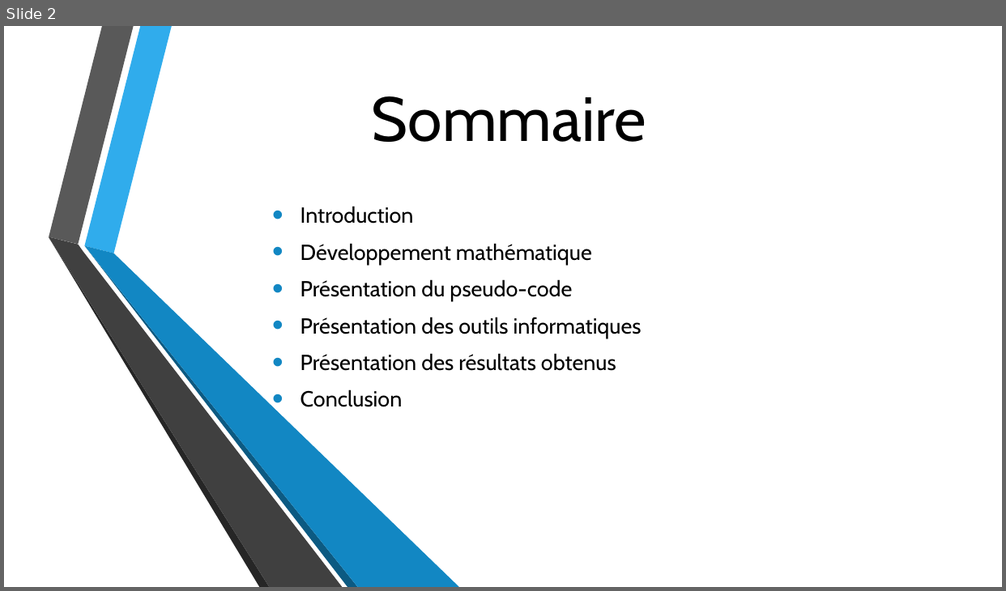
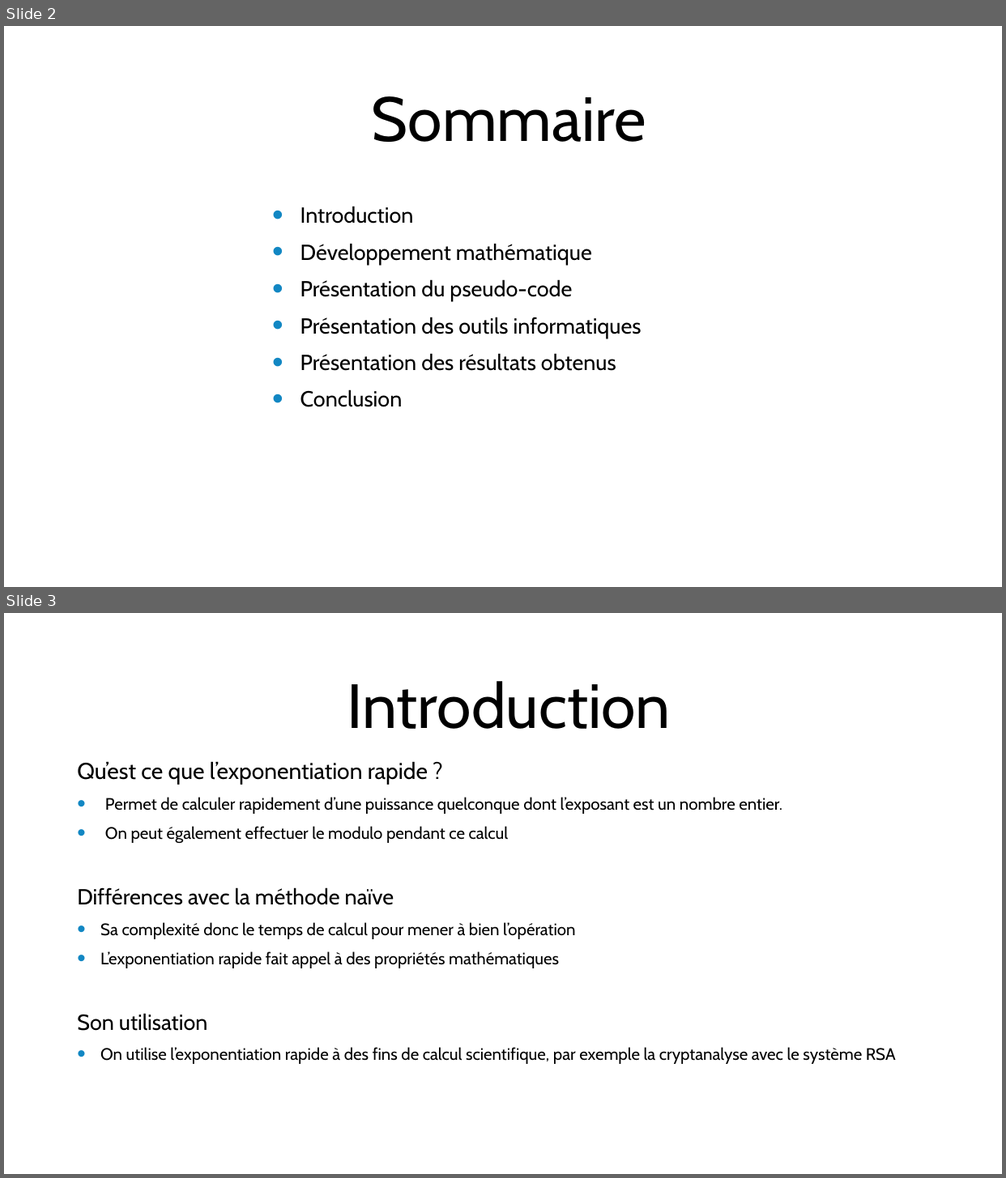
Before and after one commit to Linkoun/Exponentiation_Rapide, a slide deck: Présentation.pptx. Shown one above the other, each under a label of ours: slide 2 before the commit, slides 2 and 3 after it. The pictures are 1006x591 and 1006x1178 pixels, drawn with LibreOffice and Linux fonts; fonts in the diff are those of the drawing; background and template pictures are left out. Boxes give left, top, right and bottom in pixels: in the first picture for what was removed or moved away, otherwise in the second. Text is boxed around its words. In the diff, an @@ line names an element or a change of style, - is before the commit and + after.

```diff
--- a/Présentation.pptx
+++ b/Présentation.pptx
@@ slide 3 added at box(4, 613, 1002, 1174), background picture (left out) @@
@@ title added at box(347, 681, 671, 729), 60 pt, text #000000 @@
+Introduction
@@ subtitle added at box(77, 761, 896, 1064), 16 pt, text #000000 @@
+Qu’est ce que l’exponentiation rapide ?
+• Permet de calculer rapidement d’une puissance quelconque dont l’exposant est un nombre entier.
+• On peut également effectuer le modulo pendant ce calcul
+Différences avec la méthode naïve
+• Sa complexité donc le temps de calcul pour mener à bien l’opération
+• L’exponentiation rapide fait appel à des propriétés mathématiques
+Son utilisation
+• On utilise l’exponentiation rapide à des fins de calcul scientifique, par exemple la cryptanalyse avec le système RSA
@@ slide 2 changed as well @@
@@ group removed at box(49, 26, 460, 587): 6 freeform shapes @@
```
Also in this commit, not shown: 1 other slide changed, 1 other slide added.
